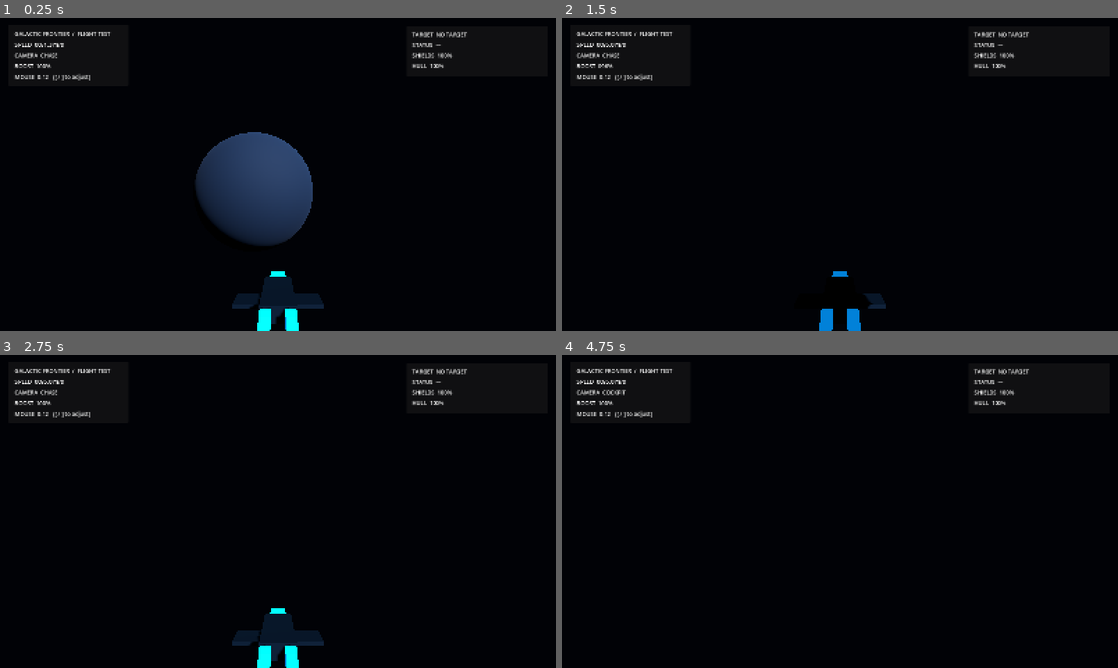
Above: before the commit, frames 1-4 (two rows, left to right).
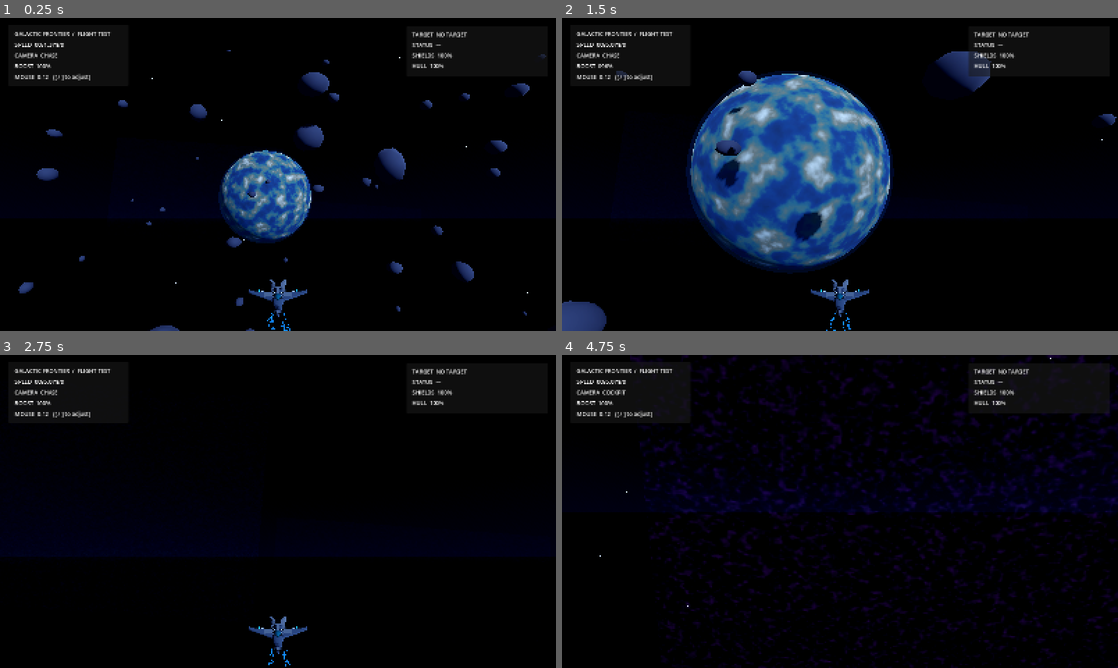
Above: after the commit, the same moments.

Repository: valdissor1990-ui/GALACTIC-FRONTIER
Game: Godot game, scene res://scenes/bootstrap/main.tscn
The game is run twice, just before and just after one commit, with the same random seed, the same clock (stepped at 60 frames per second) and the same inputs.
Inputs (mouse positions are in pixels of both pictures, inside the frame that each line leads up to):
- Up to frame 1 (0.25 s): no input
- Up to frame 2 (1.5 s): move the mouse to (867, 174) at 0.52 s; hold Shift (boost) 0.53-1.28 s; hold W (move_forward) from 0.53 s (still down); move the mouse to (812, 174) at 1.27 s; click (812, 174) at 1.35 s
- Up to frame 3 (2.75 s): keep holding W (move_forward); move the mouse to (289, 505) at 2.02 s; hold Y (target_clear) from 2.03 s (still down)
- Up to frame 4 (4.75 s): keep holding W (move_forward); move the mouse to (834, 517) at 2.77 s; release Y (target_clear) at 2.78 s; tap T (target_lock) at 2.85 s; move the mouse to (878, 514) at 3.52 s; hold C (toggle_camera) 3.53-4.28 s; move the mouse to (795, 508) at 4.27 s; tap Shift (boost) at 4.35 s

The runs differ from the first frame. In frame 1, 9.1% of the frame differs, in the area x 3-99%, y 10-100%; in frame 2, 21%, in the area x 0-100%, y 10-100%; in frame 3, 1.6%; in frame 4, 5.5%.
Error after the commit: Invalid access to property or key 'name' on a base object of type 'StandardMaterial3D'. (res://scripts/environment/enemy_visual_treatment.gd:25)

Commit message:
Visual overhaul: generated fighter, planet, starfield and asteroid field (#8)
* Add generated fighter asset to combat integration baseline

* Build deterministic detailed space backdrop

* Add procedural space environment scene

* Create visual flight scene with generated fighter

* Launch the visual flight slice by default

* Document first visual overhaul slice

* Remove prototype lighting and planet from visual scene

* Validate visual flight scene in Godot CI

* Enable CI for stacked visual overhaul review

* Add hostile fighter material treatment

* Replace enemy placeholder with detailed fighter model

* Use detailed hostile fighter in visual encounter

* Switch Windows visual target to Forward+ renderer

* Port detailed Blender fighter generator to visual overhaul

* Add Blender LTS asset build to visual overhaul

* Enable high-quality Forward+ lighting and ambient occlusion

* Add GPU ion exhaust particle effects

* Attach GPU exhaust effects to detailed fighter

* Add layered animated procedural nebula clouds

* Fix permissions in Blender LTS CI installation

* Build player fighter Blender assets

---------

Co-authored-by: github-actions[bot] <41898282+github-actions[bot]@users.noreply.github.com>

Diff:
--- a/project.godot
+++ b/project.godot
@@ -1,13 +1,13 @@
 ; Engine configuration file.
-; GALACTIC FRONTIER — first flight prototype.
-; Target engine: Godot 4.7.2-stable. Runtime status: NOT RUN.
+; GALACTIC FRONTIER — high-fidelity Windows visual target.
+; Target engine: Godot 4.7.2-stable, Forward+ desktop renderer.
 
 config_version=5
 
 [application]
 config/name="GALACTIC FRONTIER"
 run/main_scene="res://scenes/bootstrap/main.tscn"
-config/features=PackedStringArray("4.7", "GL Compatibility")
+config/features=PackedStringArray("4.7")
 config/description="Original single-player space action RPG prototype."
 
 [display]
@@ -110,7 +110,7 @@
 common/physics_ticks_per_second=60
 
 [rendering]
-renderer/rendering_method="gl_compatibility"
-renderer/rendering_method.mobile="gl_compatibility"
+renderer/rendering_method="forward_plus"
+renderer/rendering_method.mobile="mobile"
 environment/defaults/default_clear_color=Color(0.008, 0.014, 0.035, 1)
 textures/default_filters/use_nearest_mipmap_filter=false
--- /dev/null
+++ b/scenes/combat/enemy_fighter_visual.tscn
@@ -0,0 +1,25 @@
+[gd_scene load_steps=4 format=3]
+
+[ext_resource type="PackedScene" path="res://scenes/combat/enemy_fighter.tscn" id="1"]
+[ext_resource type="PackedScene" path="res://assets/models/ships/player_fighter.glb" id="2"]
+[ext_resource type="Script" path="res://scripts/environment/enemy_visual_treatment.gd" id="3"]
+
+[node name="EnemyFighterVisual" instance=ExtResource("1")]
+
+[node name="Hull" parent="Visual" index="0"]
+visible = false
+
+[node name="Wings" parent="Visual" index="1"]
+visible = false
+
+[node name="LeftEngine" parent="Visual" index="2"]
+visible = false
+
+[node name="RightEngine" parent="Visual" index="3"]
+visible = false
+
+[node name="EnemyFighterModel" parent="Visual" instance=ExtResource("2")]
+scale = Vector3(0.22, 0.22, 0.22)
+
+[node name="EnemyVisualTreatment" type="Node" parent="."]
+script = ExtResource("3")
--- /dev/null
+++ b/scenes/environment/space_environment.tscn
@@ -0,0 +1,6 @@
+[gd_scene load_steps=2 format=3]
+
+[ext_resource type="Script" path="res://scripts/environment/space_environment.gd" id="1"]
+
+[node name="SpaceEnvironment" type="Node3D"]
+script = ExtResource("1")
--- /dev/null
+++ b/scenes/flight/visual_flight.tscn
@@ -0,0 +1,44 @@
+[gd_scene load_steps=6 format=3]
+
+[ext_resource type="PackedScene" path="res://scenes/flight/test_flight.tscn" id="1"]
+[ext_resource type="PackedScene" path="res://assets/models/ships/player_fighter.glb" id="2"]
+[ext_resource type="PackedScene" path="res://scenes/environment/space_environment.tscn" id="3"]
+[ext_resource type="PackedScene" path="res://scenes/combat/enemy_fighter_visual.tscn" id="4"]
+[ext_resource type="Script" path="res://scripts/visual/ship_vfx.gd" id="5"]
+
+[node name="VisualFlight" instance=ExtResource("1")]
+
+[node name="SpaceEnvironment" parent="." instance=ExtResource("3")]
+
+[node name="WorldEnvironment" parent="." index="0"]
+environment = null
+
+[node name="KeyLight" parent="." index="1"]
+visible = false
+
+[node name="DistantPlanet" parent="." index="2"]
+visible = false
+
+[node name="Hull" parent="PlayerShip/Visual" index="0"]
+visible = false
+
+[node name="Nose" parent="PlayerShip/Visual" index="1"]
+visible = false
+
+[node name="Wings" parent="PlayerShip/Visual" index="2"]
+visible = false
+
+[node name="LeftEngine" parent="PlayerShip/Visual" index="3"]
+visible = false
+
+[node name="RightEngine" parent="PlayerShip/Visual" index="4"]
+visible = false
+
+[node name="PlayerFighterModel" parent="PlayerShip/Visual" instance=ExtResource("2")]
+scale = Vector3(0.22, 0.22, 0.22)
+
+[node name="CombatEncounterController" parent="." index="6"]
+enemy_scene = ExtResource("4")
+
+[node name="ShipVFX" type="Node3D" parent="PlayerShip/Visual"]
+script = ExtResource("5")
--- a/scripts/core/game_session.gd
+++ b/scripts/core/game_session.gd
@@ -1,7 +1,7 @@
 extends Node
 ## Minimal bootstrap. The flight scene is the only game scene in Phase 1.
 
-const FLIGHT_SCENE: String = "res://scenes/flight/test_flight.tscn"
+const FLIGHT_SCENE: String = "res://scenes/flight/visual_flight.tscn"
 
 
 func _ready() -> void:
--- /dev/null
+++ b/scripts/environment/enemy_visual_treatment.gd
@@ -0,0 +1,37 @@
+extends Node
+## Applies a restrained hostile red treatment while preserving the fighter's material detail.
+
+@export var model_path: NodePath = NodePath("../Visual/EnemyFighterModel")
+
+
+func _ready() -> void:
+	call_deferred("_apply_hostile_materials")
+
+
+func _apply_hostile_materials() -> void:
+	var model := get_node_or_null(model_path)
+	if model == null:
+		push_warning("Enemy visual treatment: fighter model was not found.")
+		return
+	for item in model.find_children("*", "MeshInstance3D", true, false):
+		var mesh_instance := item as MeshInstance3D
+		if mesh_instance.mesh == null:
+			continue
+		for surface in range(mesh_instance.mesh.get_surface_count()):
+			var source := mesh_instance.get_active_material(surface)
+			if not (source is StandardMaterial3D):
+				continue
+			var material := (source as StandardMaterial3D).duplicate() as StandardMaterial3D
+			if material.name.to_lower().contains("glass"):
+				continue
+			var original := material.albedo_color
+			material.albedo_color = Color(
+				clampf(original.r * 1.25 + 0.12, 0.0, 1.0),
+				original.g * 0.30,
+				original.b * 0.24,
+				original.a
+			)
+			if material.emission_enabled:
+				material.emission = Color(0.62, 0.035, 0.012)
+				material.emission_energy_multiplier = maxf(material.emission_energy_multiplier, 1.25)
+			mesh_instance.set_surface_override_material(surface, material)
--- /dev/null
+++ b/scripts/environment/space_environment.gd
@@ -0,0 +1,300 @@
+extends Node3D
+## Deterministic, lightweight space backdrop for the first visual flight slice.
+## Uses generated geometry and textures only; no network or third-party assets.
+
+@export_range(300, 2400, 100) var star_count: int = 1200
+@export_range(40, 220, 10) var asteroid_count: int = 120
+
+var _rng := RandomNumberGenerator.new()
+var _starfield: MultiMeshInstance3D
+
+
+func _ready() -> void:
+	_rng.seed = 741_2026
+	_build_world_environment()
+	_build_starfield()
+	_build_nebulae()
+	_build_planet()
+	_build_asteroid_field()
+
+
+func _process(_delta: float) -> void:
+	if not is_instance_valid(_starfield):
+		return
+	var camera := get_viewport().get_camera_3d()
+	if camera != null:
+		_starfield.global_position = camera.global_position
+
+
+func _build_world_environment() -> void:
+	var world := WorldEnvironment.new()
+	var environment := Environment.new()
+	environment.background_mode = Environment.BG_SKY
+	var sky := Sky.new()
+	var sky_material := ProceduralSkyMaterial.new()
+	sky_material.sky_top_color = Color(0.004, 0.009, 0.028)
+	sky_material.sky_horizon_color = Color(0.025, 0.045, 0.09)
+	sky_material.ground_bottom_color = Color(0.002, 0.004, 0.012)
+	sky_material.ground_horizon_color = Color(0.012, 0.022, 0.05)
+	sky_material.sun_angle_max = 8.0
+	sky.sky_material = sky_material
+	environment.sky = sky
+	environment.ambient_light_source = Environment.AMBIENT_SOURCE_COLOR
+	environment.ambient_light_color = Color(0.22, 0.31, 0.52)
+	environment.ambient_light_energy = 0.38
+	environment.tonemap_mode = Environment.TONE_MAPPER_FILMIC
+	environment.glow_enabled = true
+	environment.glow_intensity = 0.55
+	environment.glow_strength = 0.8
+	environment.ssao_enabled = true
+	environment.ssao_radius = 2.0
+	environment.ssao_intensity = 1.15
+	environment.ssil_enabled = true
+	environment.ssil_radius = 5.0
+	environment.ssil_intensity = 0.65
+	environment.sdfgi_enabled = true
+	environment.sdfgi_cascades = 4
+	environment.sdfgi_min_cell_size = 0.2
+	world.environment = environment
+	add_child(world)
+
+	var key_light := DirectionalLight3D.new()
+	key_light.name = "StellarKeyLight"
+	key_light.rotation_degrees = Vector3(-24.0, 32.0, 0.0)
+	key_light.light_color = Color(0.72, 0.82, 1.0)
+	key_light.light_energy = 1.35
+	key_light.shadow_enabled = true
+	add_child(key_light)
+
+
+func _build_starfield() -> void:
+	var star_mesh := SphereMesh.new()
+	star_mesh.radius = 0.22
+	star_mesh.height = 0.44
+	star_mesh.radial_segments = 6
+	star_mesh.rings = 4
+
+	var star_material := StandardMaterial3D.new()
+	star_material.shading_mode = BaseMaterial3D.SHADING_MODE_UNSHADED
+	star_material.albedo_color = Color(0.72, 0.84, 1.0)
+	star_material.emission_enabled = true
+	star_material.emission = Color(0.48, 0.68, 1.0)
+	star_material.emission_energy_multiplier = 1.6
+	star_mesh.material = star_material
+
+	_starfield = _make_multimesh("Starfield", star_mesh, star_count)
+	for index in range(star_count):
+		var direction := _random_unit_vector()
+		var distance := _rng.randf_range(760.0, 1120.0)
+		var size := _rng.randf_range(0.55, 2.1)
+		var transform := Transform3D(Basis.from_scale(Vector3.ONE * size), direction * distance)
+		_starfield.multimesh.set_instance_transform(index, transform)
+	add_child(_starfield)
+
+
+func _build_nebulae() -> void:
+	_add_nebula(
+		"AzureNebula",
+		Vector3(-138.0, 54.0, -465.0),
+		Vector2(310.0, 178.0),
+		Color(0.12, 0.34, 1.0, 0.24),
+		1138
+	)
+	_add_nebula(
+		"VioletNebula",
+		Vector3(158.0, -42.0, -520.0),
+		Vector2(270.0, 152.0),
+		Color(0.48, 0.16, 0.92, 0.18),
+		8821
+	)
+
+
+func _add_nebula(node_name: String, position: Vector3, dimensions: Vector2, tint: Color, seed_value: int) -> void:
+	var noise := FastNoiseLite.new()
+	noise.seed = seed_value
+	noise.noise_type = FastNoiseLite.TYPE_SIMPLEX
+	noise.fractal_type = FastNoiseLite.FRACTAL_FBM
+	noise.fractal_octaves = 6
+	noise.fractal_lacunarity = 2.1
+	noise.fractal_gain = 0.52
+	noise.frequency = 0.72
+
+	var noise_texture := NoiseTexture2D.new()
+	noise_texture.noise = noise
+	noise_texture.width = 512
+	noise_texture.height = 512
+	noise_texture.seamless = true
+	noise_texture.generate_mipmaps = true
+
+	var shader := Shader.new()
+	shader.code = """
+shader_type spatial;
+render_mode unshaded, blend_add, depth_draw_never, cull_disabled;
+
+uniform sampler2D nebula_noise : repeat_enable, filter_linear_mipmap;
+uniform vec4 nebula_tint : source_color = vec4(0.2, 0.4, 1.0, 0.2);
+
+void fragment() {
+	vec2 drift = vec2(TIME * 0.0015, -TIME * 0.0007);
+	vec2 uv_a = UV * vec2(2.3, 1.8) + drift;
+	vec2 uv_b = UV * vec2(4.1, 3.2) - drift * 0.7 + vec2(0.23, 0.41);
+	float broad = texture(nebula_noise, uv_a).r;
+	float detail = texture(nebula_noise, uv_b).r;
+	float cloud = broad * 0.72 + detail * 0.28;
+	float filaments = smoothstep(0.43, 0.79, cloud);
+	float wisps = smoothstep(0.55, 0.86, detail) * 0.22;
+	float alpha = clamp((filaments + wisps) * nebula_tint.a, 0.0, 0.30);
+	ALBEDO = nebula_tint.rgb;
+	EMISSION = nebula_tint.rgb * (0.45 + filaments * 1.8);
+	ALPHA = alpha;
+}
+"""
+	var material := ShaderMaterial.new()
+	material.shader = shader
+	material.set_shader_parameter("nebula_noise", noise_texture)
+	material.set_shader_parameter("nebula_tint", tint)
+
+	var quad := QuadMesh.new()
+	quad.size = dimensions
+	quad.material = material
+
+	var cloud := MeshInstance3D.new()
+	cloud.name = node_name
+	cloud.mesh = quad
+	cloud.position = position
+	cloud.rotation_degrees = Vector3(8.0, 0.0, -4.0)
+	add_child(cloud)
+
+
+func _build_planet() -> void:
+	var planet := MeshInstance3D.new()
+	planet.name = "Aurelia"
+	planet.position = Vector3(0.0, 26.0, -285.0)
+	planet.scale = Vector3.ONE * 42.0
+
+	var sphere := SphereMesh.new()
+	sphere.radius = 1.0
+	sphere.height = 2.0
+	sphere.radial_segments = 128
+	sphere.rings = 64
+
+	var planet_material := StandardMaterial3D.new()
+	planet_material.albedo_texture = _create_planet_texture()
+	planet_material.roughness = 0.94
+	planet_material.metallic = 0.025
+	planet_material.texture_filter = BaseMaterial3D.TEXTURE_FILTER_LINEAR_WITH_MIPMAPS
+	sphere.material = planet_material
+	planet.mesh = sphere
+	add_child(planet)
+
+	var atmosphere := MeshInstance3D.new()
+	atmosphere.name = "AureliaAtmosphere"
+	atmosphere.position = planet.position
+	atmosphere.scale = Vector3.ONE * 43.2
+	var atmosphere_mesh := SphereMesh.new()
+	atmosphere_mesh.radius = 1.0
+	atmosphere_mesh.height = 2.0
+	atmosphere_mesh.radial_segments = 96
+	atmosphere_mesh.rings = 48
+	var atmosphere_material := StandardMaterial3D.new()
+	atmosphere_material.shading_mode = BaseMaterial3D.SHADING_MODE_UNSHADED
+	atmosphere_material.transparency = BaseMaterial3D.TRANSPARENCY_ALPHA
+	atmosphere_material.albedo_color = Color(0.12, 0.42, 0.95, 0.12)
+	atmosphere_material.emission_enabled = true
+	atmosphere_material.emission = Color(0.025, 0.12, 0.42)
+	atmosphere_material.emission_energy_multiplier = 0.35
+	atmosphere_mesh.material = atmosphere_material
+	atmosphere.mesh = atmosphere_mesh
+	add_child(atmosphere)
+
+
+func _create_planet_texture() -> Texture2D:
+	const WIDTH := 768
+	const HEIGHT := 384
+	var noise := FastNoiseLite.new()
+	noise.seed = 19073
+	noise.noise_type = FastNoiseLite.TYPE_SIMPLEX
+	noise.fractal_type = FastNoiseLite.FRACTAL_FBM
+	noise.fractal_octaves = 6
+	noise.fractal_lacunarity = 2.05
+	noise.fractal_gain = 0.48
+	noise.frequency = 1.15
+
+	var image := Image.create(WIDTH, HEIGHT, false, Image.FORMAT_RGBA8)
+	for y in range(HEIGHT):
+		var latitude := (float(y) / float(HEIGHT - 1) - 0.5) * PI
+		for x in range(WIDTH):
+			var longitude := (float(x) / float(WIDTH - 1) - 0.5) * TAU
+			var direction := Vector3(
+				cos(latitude) * cos(longitude),
+				sin(latitude),
+				cos(latitude) * sin(longitude)
+			)
+			var value := noise.get_noise_3d(direction.x * 2.8, direction.y * 2.8, direction.z * 2.8)
+			var color: Color
+			if value < -0.18:
+				color = Color(0.018, 0.075, 0.16).lerp(Color(0.035, 0.19, 0.31), clampf((value + 1.0) / 0.82, 0.0, 1.0))
+			elif value < 0.02:
+				color = Color(0.035, 0.19, 0.31).lerp(Color(0.18, 0.34, 0.31), (value + 0.18) / 0.20)
+			elif value < 0.30:
+				color = Color(0.18, 0.34, 0.31).lerp(Color(0.43, 0.38, 0.25), (value - 0.02) / 0.28)
+			else:
+				color = Color(0.43, 0.38, 0.25).lerp(Color(0.78, 0.79, 0.72), clampf((value - 0.30) / 0.45, 0.0, 1.0))
+			image.set_pixel(x, y, color)
+	return ImageTexture.create_from_image(image)
+
+
+func _build_asteroid_field() -> void:
+	var asteroid_mesh := SphereMesh.new()
+	asteroid_mesh.radius = 1.0
+	asteroid_mesh.height = 2.0
+	asteroid_mesh.radial_segments = 9
+	asteroid_mesh.rings = 5
+	var asteroid_material := StandardMaterial3D.new()
+	asteroid_material.albedo_color = Color(0.19, 0.22, 0.28)
+	asteroid_material.metallic = 0.18
+	asteroid_material.roughness = 0.96
+	asteroid_mesh.material = asteroid_material
+
+	var field := _make_multimesh("AsteroidField", asteroid_mesh, asteroid_count)
+	for index in range(asteroid_count):
+		var position := Vector3(
+			_rng.randf_range(-155.0, 155.0),
+			_rng.randf_range(-88.0, 88.0),
+			_rng.randf_range(-250.0, 80.0)
+		)
+		var size := _rng.randf_range(0.8, 3.8)
+		var rotation := Vector3(
+			_rng.randf_range(0.0, TAU),
+			_rng.randf_range(0.0, TAU),
+			_rng.randf_range(0.0, TAU)
+		)
+		var basis := Basis.from_euler(rotation).scaled(Vector3(
+			size * _rng.randf_range(0.72, 1.3),
+			size * _rng.randf_range(0.65, 1.15),
+			size * _rng.randf_range(0.72, 1.25)
+		))
+		field.multimesh.set_instance_transform(index, Transform3D(basis, position))
+	add_child(field)
+
+
+func _make_multimesh(node_name: String, mesh: Mesh, count: int) -> MultiMeshInstance3D:
+	var multi := MultiMesh.new()
+	multi.transform_format = MultiMesh.TRANSFORM_3D
+	multi.mesh = mesh
+	multi.instance_count = count
+	var instance := MultiMeshInstance3D.new()
+	instance.name = node_name
+	instance.multimesh = multi
+	return instance
+
+
+func _random_unit_vector() -> Vector3:
+	var vector := Vector3(
+		_rng.randf_range(-1.0, 1.0),
+		_rng.randf_range(-1.0, 1.0),
+		_rng.randf_range(-1.0, 1.0)
+	)
+	if vector.length_squared() < 0.0001:
+		return Vector3.UP
+	return vector.normalized()
--- /dev/null
+++ b/scripts/visual/ship_vfx.gd
@@ -0,0 +1,62 @@
+extends Node3D
+## Lightweight GPU exhaust plumes for the player fighter.
+## All meshes/materials are generated locally; no external assets required.
+
+@export var engine_spacing: float = 0.20
+@export var exhaust_offset: float = 1.43
+@export_range(20, 240, 10) var particle_count: int = 100
+
+
+func _ready() -> void:
+	_create_engine_plume(-engine_spacing)
+	_create_engine_plume(engine_spacing)
+
+
+func _create_engine_plume(x_offset: float) -> void:
+	var particles := GPUParticles3D.new()
+	particles.name = "IonExhaust_%s" % ("L" if x_offset < 0.0 else "R")
+	particles.position = Vector3(x_offset, 0.0, exhaust_offset)
+	particles.amount = particle_count
+	particles.lifetime = 0.52
+	particles.explosiveness = 0.0
+	particles.randomness = 0.28
+	particles.local_coords = true
+
+	var process := ParticleProcessMaterial.new()
+	process.direction = Vector3(0.0, 0.0, 1.0)
+	process.spread = 7.0
+	process.initial_velocity_min = 7.0
+	process.initial_velocity_max = 17.0
+	process.gravity = Vector3.ZERO
+	process.damping_min = 1.0
+	process.damping_max = 3.5
+	process.scale_min = 0.08
+	process.scale_max = 0.24
+	process.emission_shape = ParticleProcessMaterial.EMISSION_SHAPE_SPHERE
+	process.emission_sphere_radius = 0.07
+	var gradient := Gradient.new()
+	gradient.set_color(0, Color(0.55, 0.94, 1.0, 0.95))
+	gradient.add_point(0.32, Color(0.08, 0.48, 1.0, 0.78))
+	gradient.add_point(0.72, Color(0.025, 0.16, 0.75, 0.34))
+	gradient.set_color(gradient.get_point_count() - 1, Color(0.01, 0.04, 0.20, 0.0))
+	var ramp := GradientTexture1D.new()
+	ramp.gradient = gradient
+	process.color_ramp = ramp
+	particles.process_material = process
+
+	var particle_mesh := SphereMesh.new()
+	particle_mesh.radius = 0.12
+	particle_mesh.height = 0.24
+	particle_mesh.radial_segments = 8
+	particle_mesh.rings = 4
+	var material := StandardMaterial3D.new()
+	material.shading_mode = BaseMaterial3D.SHADING_MODE_UNSHADED
+	material.transparency = BaseMaterial3D.TRANSPARENCY_ALPHA
+	material.albedo_color = Color(0.10, 0.48, 1.0, 0.82)
+	material.emission_enabled = true
+	material.emission = Color(0.025, 0.32, 1.0)
+	material.emission_energy_multiplier = 4.0
+	particle_mesh.material = material
+	particles.draw_pass_1 = particle_mesh
+	add_child(particles)
+	particles.emitting = true
Binary file added: assets/models/ships/player_fighter.glb
Binary file added: assets/previews/player_fighter_preview.png
Not shown, added: assets/models/ships/player_fighter.blend
Not shown, added: docs/VISUAL_OVERHAUL.md
